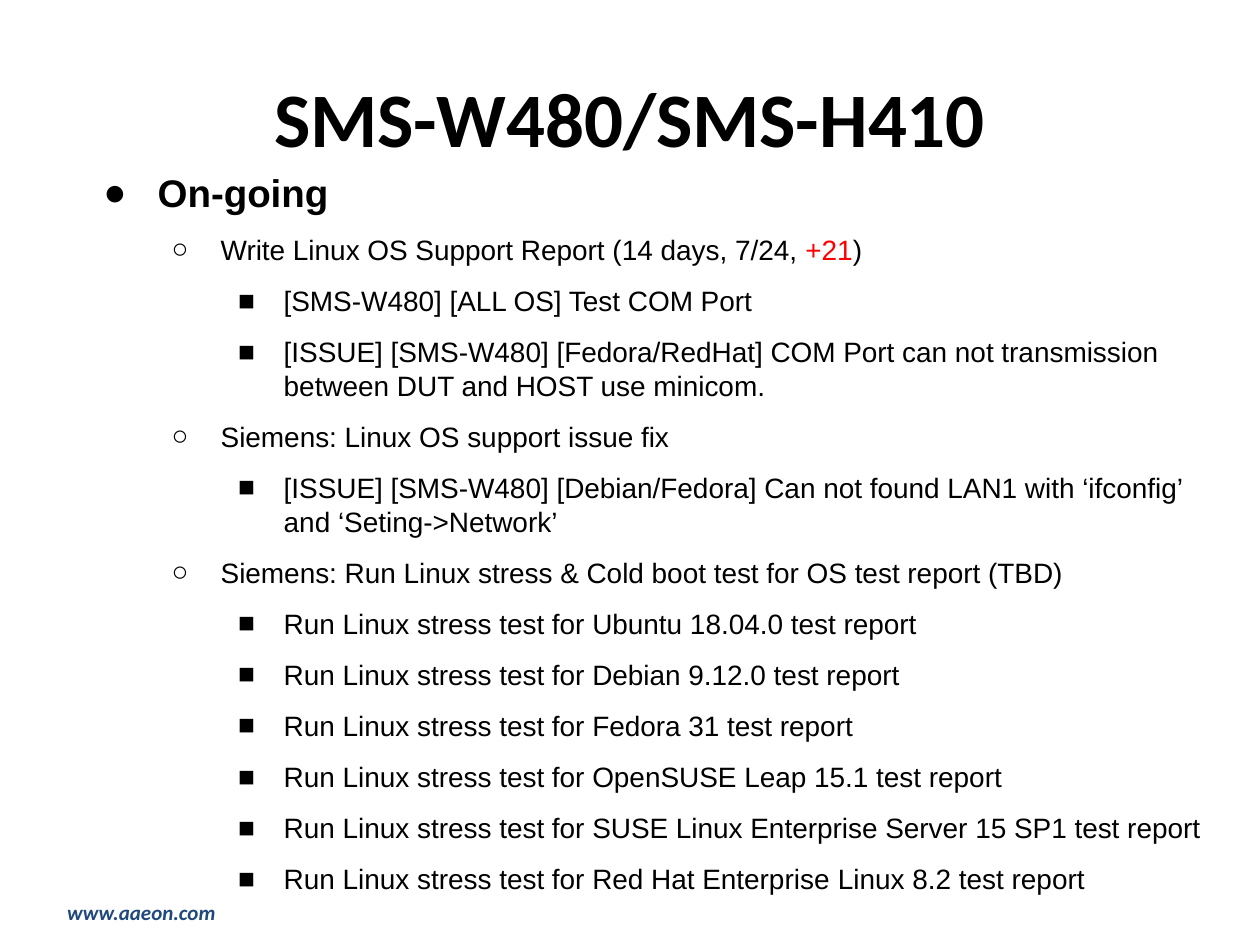
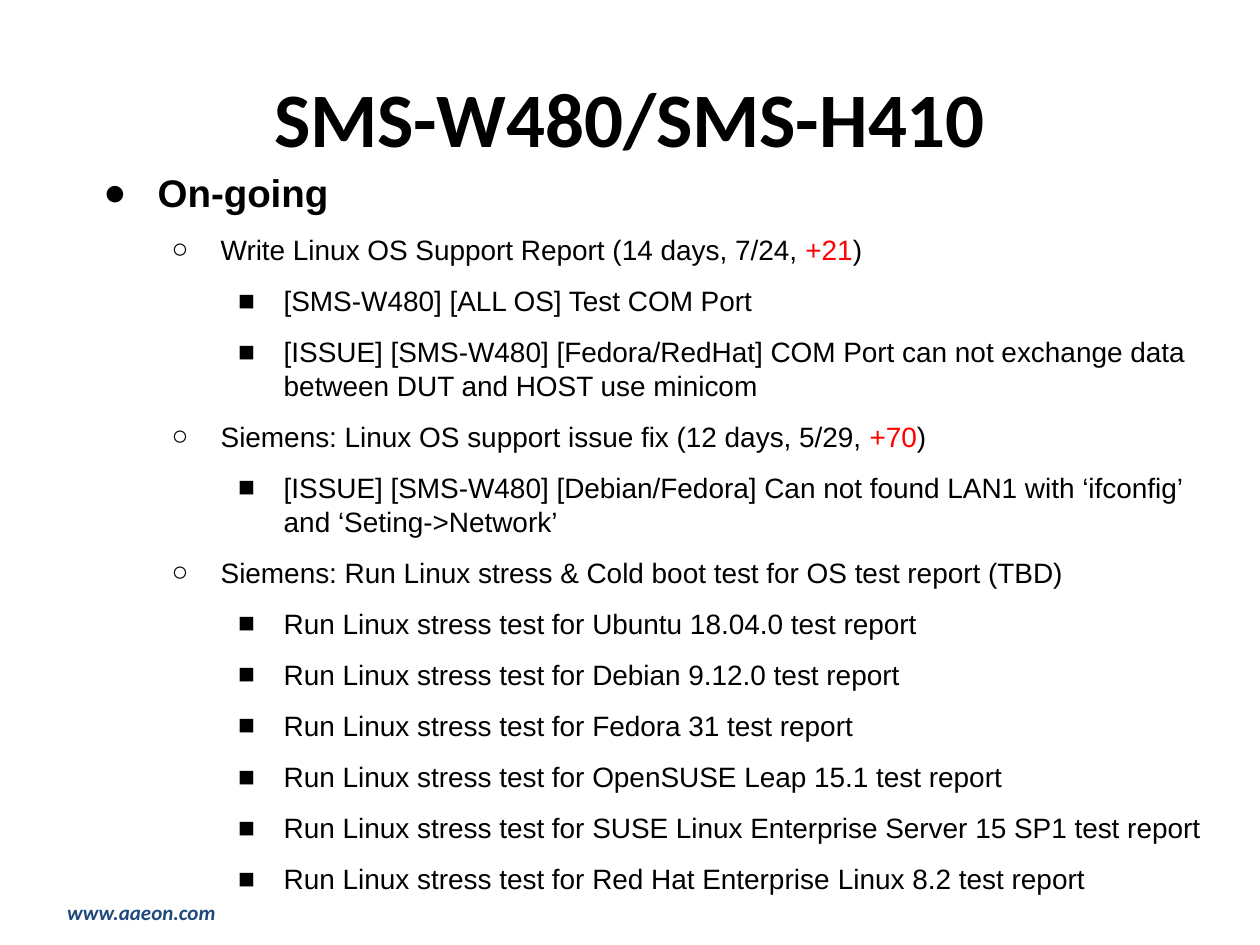
Before and after one commit to hsuziyen/node, a slide deck: slide 9 of 2020週報-0810_0814.pptx (slide 10 before the commit). Drawn at 1260x945 pixels with LibreOffice and Linux fonts; fonts in the diff are those of the drawing; background and template pictures are left out. Boxes give left, top, right and bottom in pixels: in the first picture for what was removed or moved away, otherwise in the second. Text is boxed around its words. In the diff, an @@ line names an element or a change of style, - is before the commit and + after.

```diff
--- a/2020週報-0810_0814.pptx
+++ b/2020週報-0810_0814.pptx
@@ text at bbox=[221, 341, 1184, 452]: text changed @@
-    ■ [ISSUE] [SMS-W480] [Fedora/RedHat] COM Port can not transmission between DUT and HOST use minicom.
-  ○ Siemens: Linux OS support issue fix
+    ■ [ISSUE] [SMS-W480] [Fedora/RedHat] COM Port can not exchange data between DUT and HOST use minicom
+  ○ Siemens: Linux OS support issue fix (12 days, 5/29, +70)
```
Also in this commit, not shown: 13 other slides changed, 3 slides removed, 4 other files.
